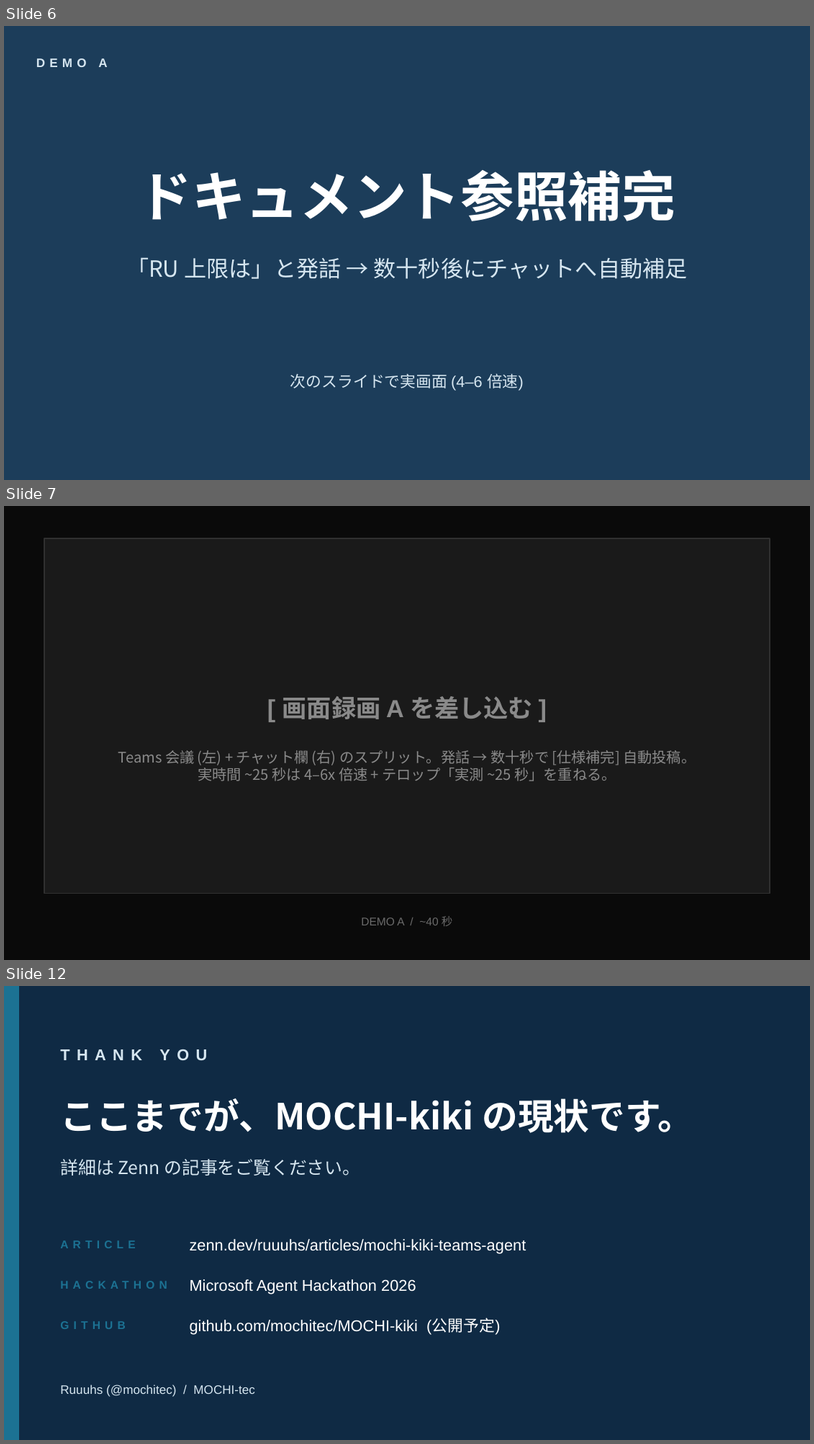
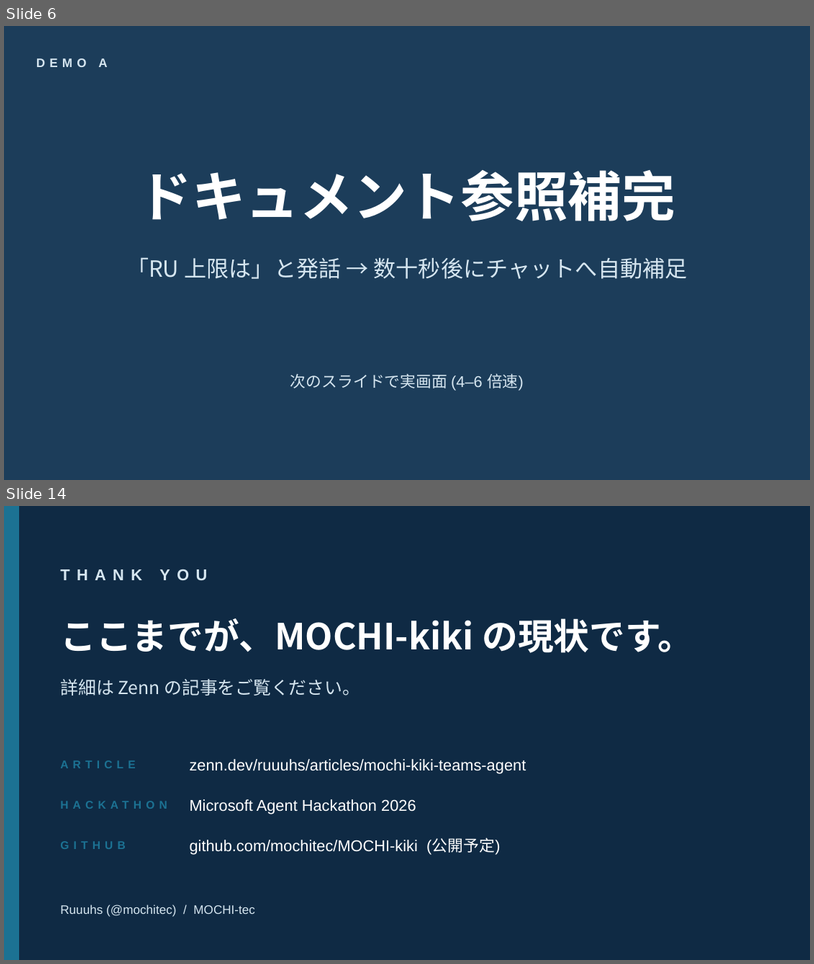
Before and after one commit to MOCHITEC/MOCHI-kiki, a slide deck: articles/mochi-kiki-teams-agent/video/mochi-kiki-demo-deck.pptx. Shown one above the other, each under a label of ours: slides 6, 7 and 12 before the commit, slides 6 and 14 after it; the slides between them are not shown. The pictures are 814x1444 and 814x964 pixels, drawn with LibreOffice and Linux fonts; fonts in the diff are those of the drawing. Boxes give left, top, right and bottom in pixels: in the first picture for what was removed or moved away, otherwise in the second. Text is boxed around its words. In the diff, an @@ line names an element or a change of style, - is before the commit and + after.

```diff
--- a/articles/mochi-kiki-teams-agent/video/mochi-kiki-demo-deck.pptx
+++ b/articles/mochi-kiki-teams-agent/video/mochi-kiki-demo-deck.pptx
@@ slide 7 removed at box(4, 506, 810, 960), background #0A0A0A @@
@@ rectangle removed at box(44, 538, 770, 893) @@
@@ text removed at box(283, 696, 533, 719) @@
-[ 画面録画 A を差し込む ]
@@ text removed at box(118, 750, 697, 781) @@
-Teams 会議 (左) + チャット欄 (右) のスプリット。発話 → 数十秒で [仕様補完] 自動投稿。
-実時間 ~25 秒は 4–6x 倍速 + テロップ「実測 ~25 秒」を重ねる。
@@ text removed at box(361, 916, 453, 926) @@
-DEMO A / ~40 秒
@@ what was slide 12 is now slide 14 @@
```
Also in this commit, not shown: 7 slides changed, 4 slides added, 1 other slide removed, 7 other files.
